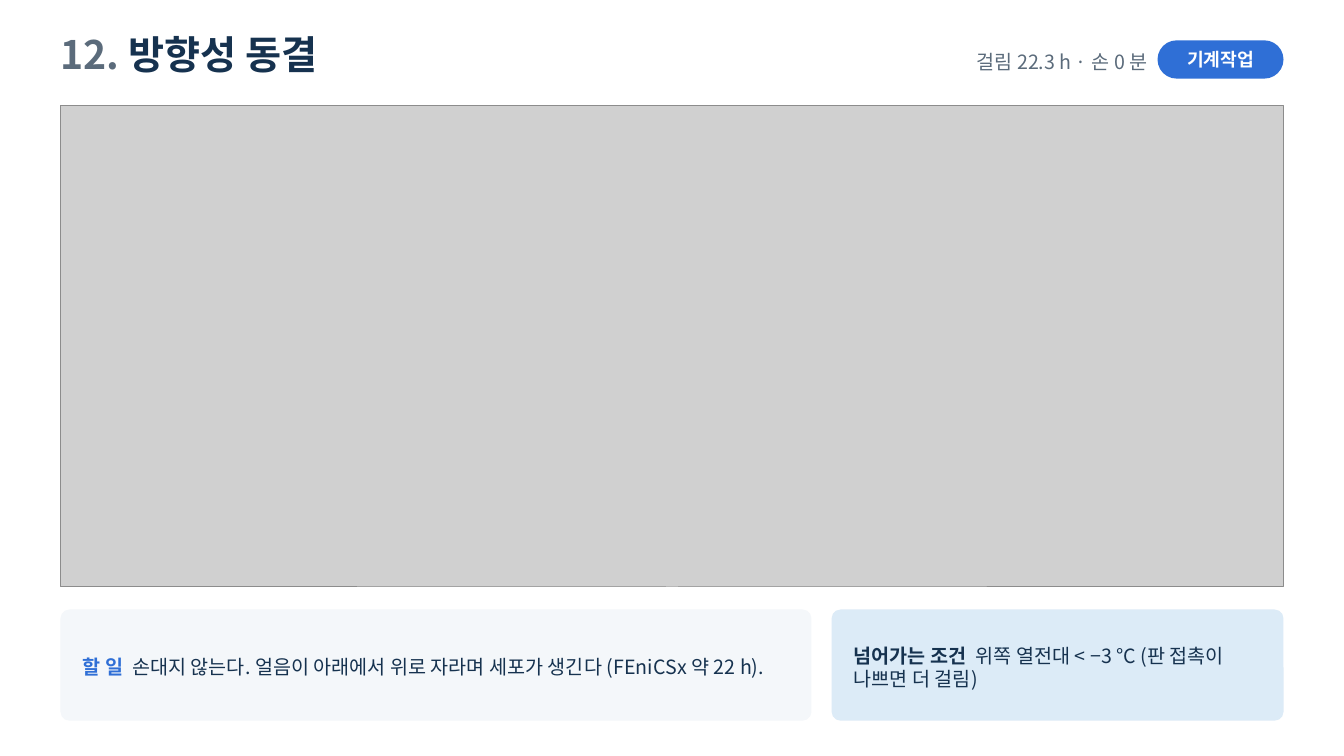
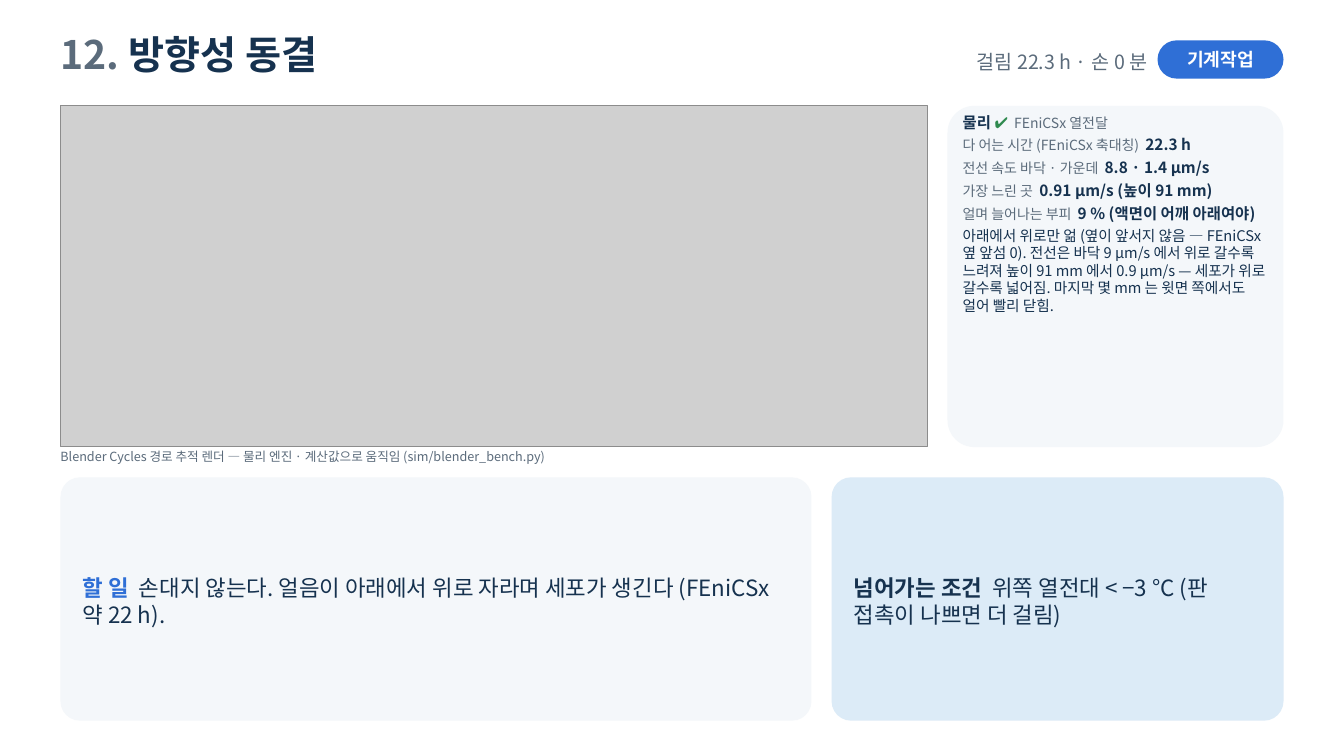
Before and after one commit to Cyborgroid2026/SNSS_Battery, a slide deck: slide 17 of report.pptx (slide 16 before the commit). Drawn at 1344x756 pixels with LibreOffice and Linux fonts; fonts in the diff are those of the drawing; grey boxes stand for pictures. Boxes give left, top, right and bottom in pixels: in the first picture for what was removed or moved away, otherwise in the second. Text is boxed around its words. In the diff, an @@ line names an element or a change of style, - is before the commit and + after.

Commit message:
ppt

```diff
--- a/report.pptx
+++ b/report.pptx
@@ picture: place and size @@
-picture at <box>60,106,1284,587</box>
+picture at <box>60,106,928,447</box>
@@ rounded rectangle added at <box>948,106,1284,448</box>, fill #F4F7FA @@
@@ text added at <box>963,115,1265,312</box>, 10.5 pt, text #16324F @@
+물리 ✔ FEniCSx 열전달
+다 어는 시간 (FEniCSx 축대칭) 22.3 h
+전선 속도 바닥 · 가운데 8.8 · 1.4 µm/s
+가장 느린 곳 0.91 µm/s (높이 91 mm)
+얼며 늘어나는 부피 9 % (액면이 어깨 아래여야)
+아래에서 위로만 얾 (옆이 앞서지 않음 — FEniCSx 옆 앞섬 0). 전선은 바닥 9 µm/s 에서 위로 갈수록 느려져 높이 91 mm 에서 0.9 µm/s — 세포가 위로 갈수록 넓어짐. 마지막 몇 mm 는 윗면 쪽에서도 얼어 빨리 닫힘.
@@ rounded rectangle: place and size @@
-rounded rectangle at <box>60,610,812,721</box>
+rounded rectangle at <box>60,478,812,721</box>
@@ text added at <box>60,450,545,464</box>, 9 pt, text #5B6B7B @@
+Blender Cycles 경로 추적 렌더 — 물리 엔진 · 계산값으로 움직임 (sim/blender_bench.py)
@@ rounded rectangle: place and size @@
-rounded rectangle at <box>832,610,1284,721</box>
+rounded rectangle at <box>832,478,1284,721</box>
@@ text "할 일 손대지 않는다. 얼음이 ...": place and size @@
-text "할 일 손대지 않는다. 얼음이 ..." at <box>83,657,764,678</box>
+text "할 일 손대지 않는다. 얼음이 ..." at <box>83,577,770,627</box>
@@ text "할 일 손대지 않는다. 얼음이 ..." at <box>83,577,770,627</box>: size 14 to 16 pt @@
@@ text "넘어가는 조건 위쪽 열전대 < ..." at <box>854,577,1208,627</box>: size 14 to 16 pt @@
@@ text "넘어가는 조건 위쪽 열전대 < ...": place and size @@
-text "넘어가는 조건 위쪽 열전대 < ..." at <box>854,646,1224,690</box>
+text "넘어가는 조건 위쪽 열전대 < ..." at <box>854,577,1208,627</box>
```
Also in this commit, not shown: 19 other slides changed, 1 slide added, 32 other files.
